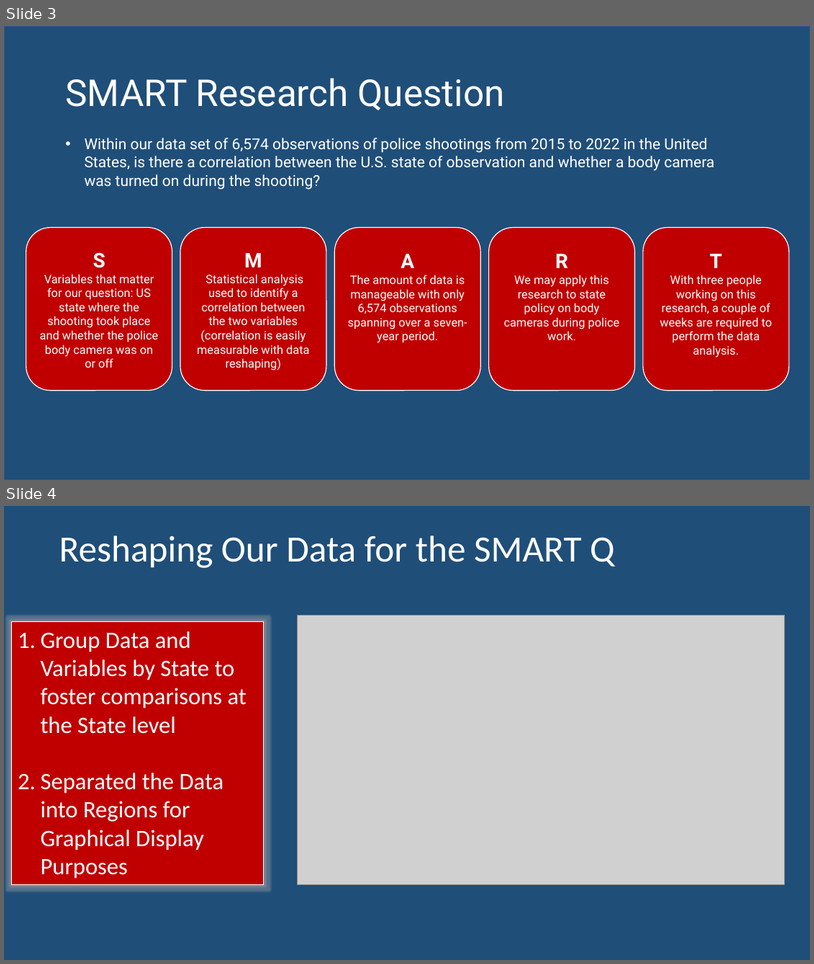
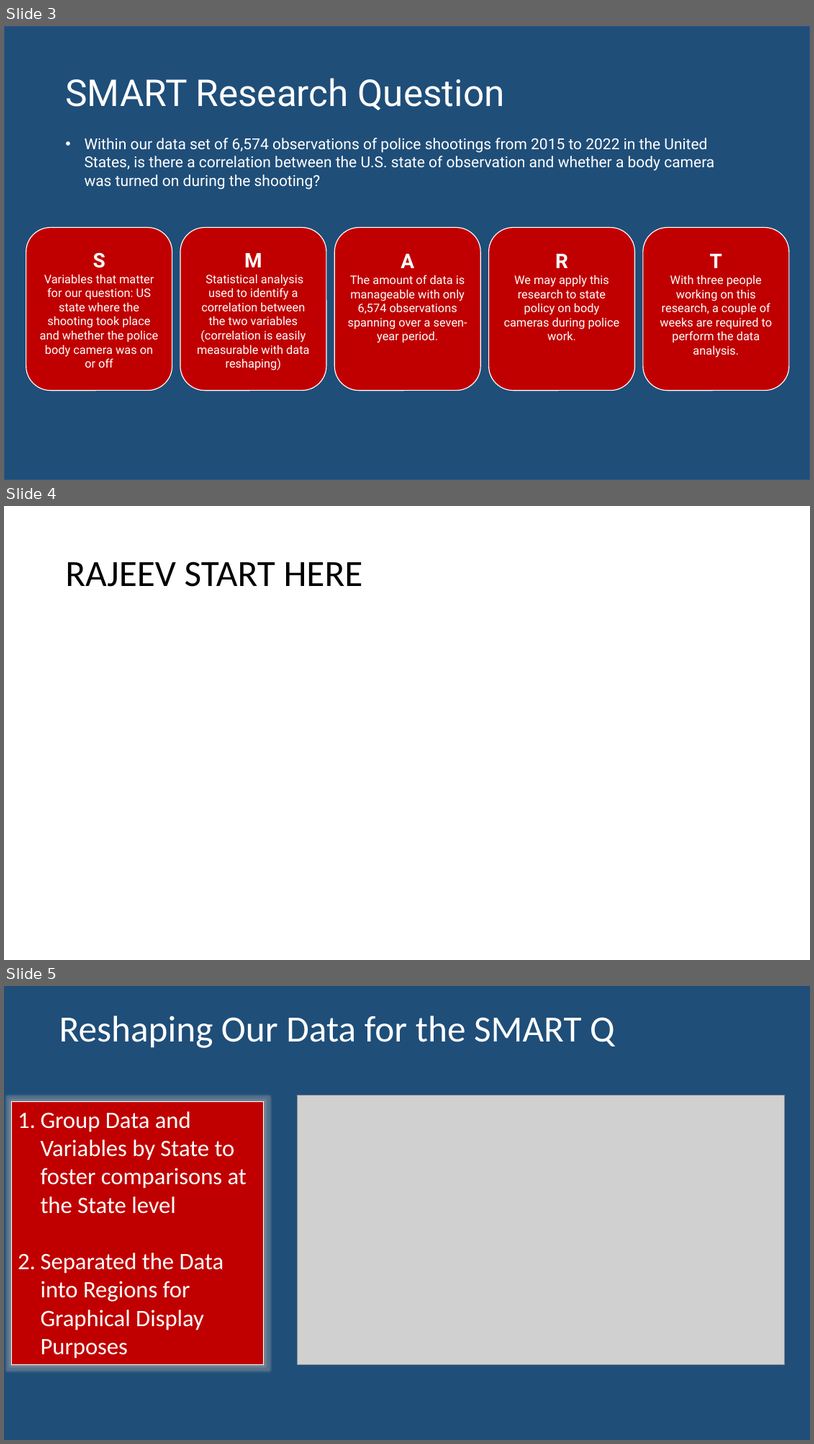
Before and after one commit to awinkhater/Dats6101_Team3, a slide deck: PPT for Intro to Data Science.pptx. Shown one above the other, each under a label of ours: slides 3 and 4 before the commit, slides 3, 4 and 5 after it. The pictures are 814x964 and 814x1444 pixels, drawn with LibreOffice and Linux fonts; fonts in the diff are those of the drawing; grey boxes stand for pictures. Boxes give left, top, right and bottom in pixels: in the first picture for what was removed or moved away, otherwise in the second. Text is boxed around its words. In the diff, an @@ line names an element or a change of style, - is before the commit and + after.

```diff
--- a/PPT for Intro to Data Science.pptx
+++ b/PPT for Intro to Data Science.pptx
@@ slide 4 added at [4, 506, 810, 960], background #FFFFFF @@
@@ title added at [65, 561, 363, 587], 44 pt, text #000000 @@
+RAJEEV START HERE
@@ what was slide 4 is now slide 5 @@
```
